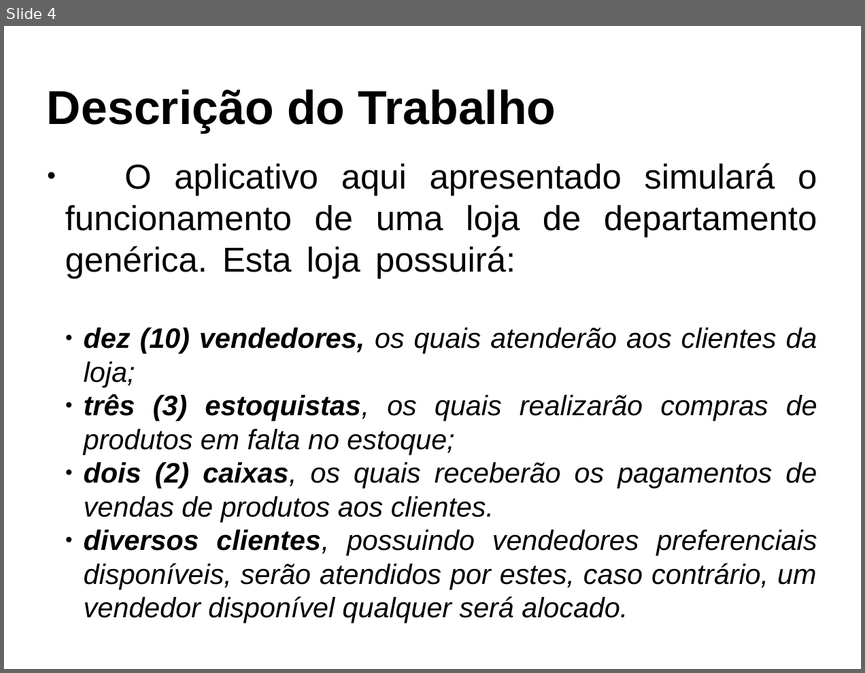
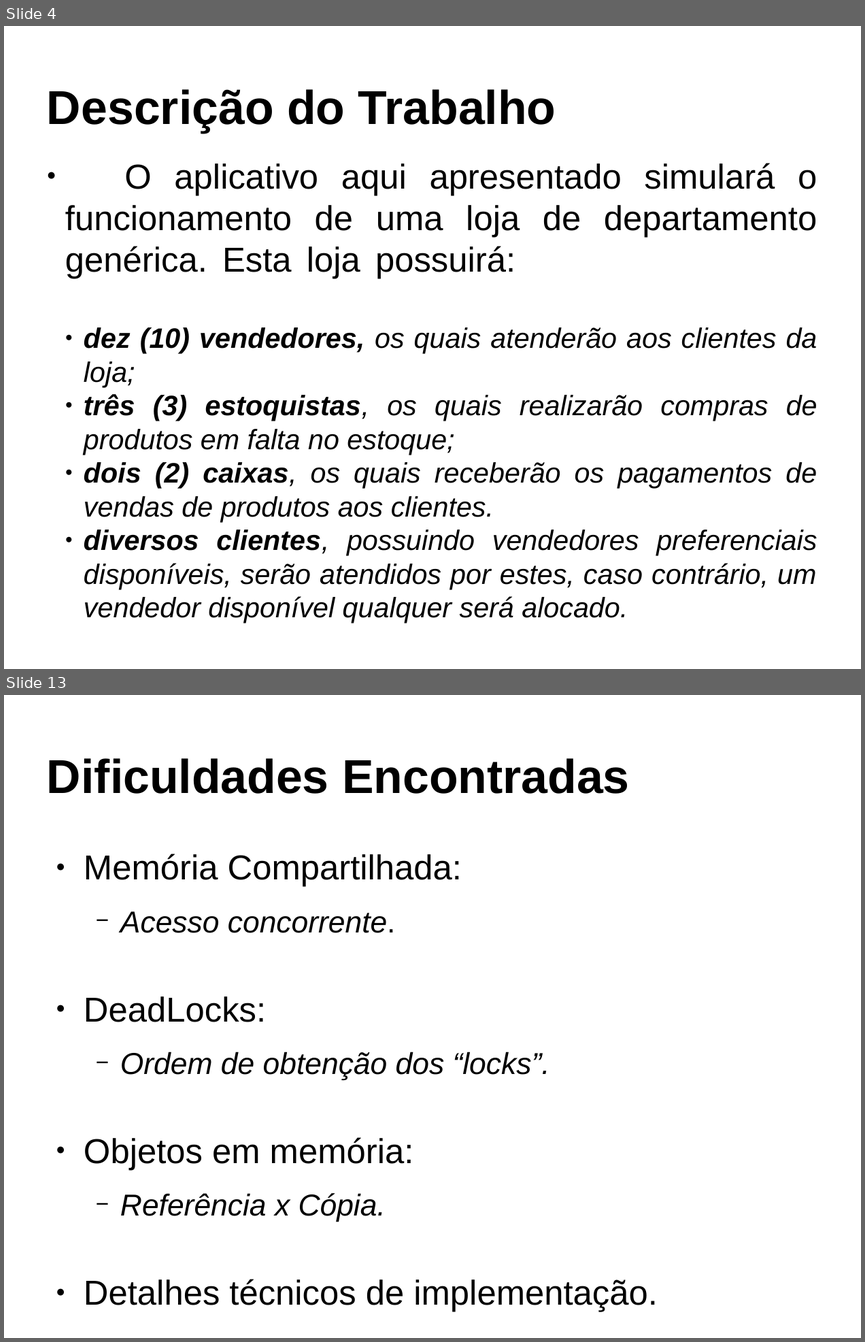
Before and after one commit to brunobuss/lojasim, a slide deck: docs/Apresentação_SO.odp. Shown one above the other, each under a label of ours: slide 4 before the commit, slides 4 and 13 after it; the slides between them are not shown. The pictures are 865x673 and 865x1342 pixels, drawn with LibreOffice and Linux fonts; fonts in the diff are those of the drawing. Boxes give left, top, right and bottom in pixels: in the first picture for what was removed or moved away, otherwise in the second. Text is boxed around its words. In the diff, an @@ line names an element or a change of style, - is before the commit and + after.

```diff
--- a/docs/Apresentação_SO.odp
+++ b/docs/Apresentação_SO.odp
@@ slide 13 added at (4, 695, 861, 1338), background #FFFFFF @@
@@ title added at (47, 758, 630, 794), 44 pt, text #000000, bold @@
+Dificuldades Encontradas
@@ text added at (84, 853, 657, 1312), 32 pt, text #000000 @@
+● Memória Compartilhada:
+  − Acesso concorrente.
+● DeadLocks:
+  − Ordem de obtenção dos “locks”.
+● Objetos em memória:
+  − Referência x Cópia.
+● Detalhes técnicos de implementação.
```
Also in this commit, not shown: 6 slides changed, 3 other slides added, 2 slides removed, 2 other files.
